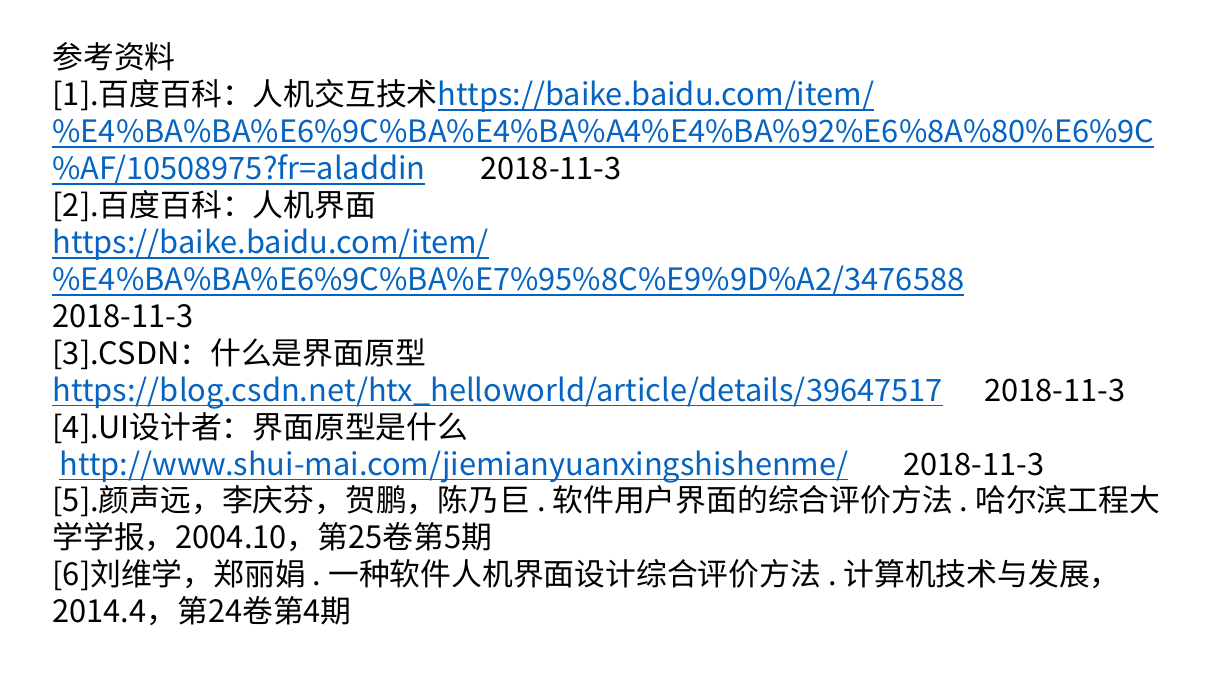
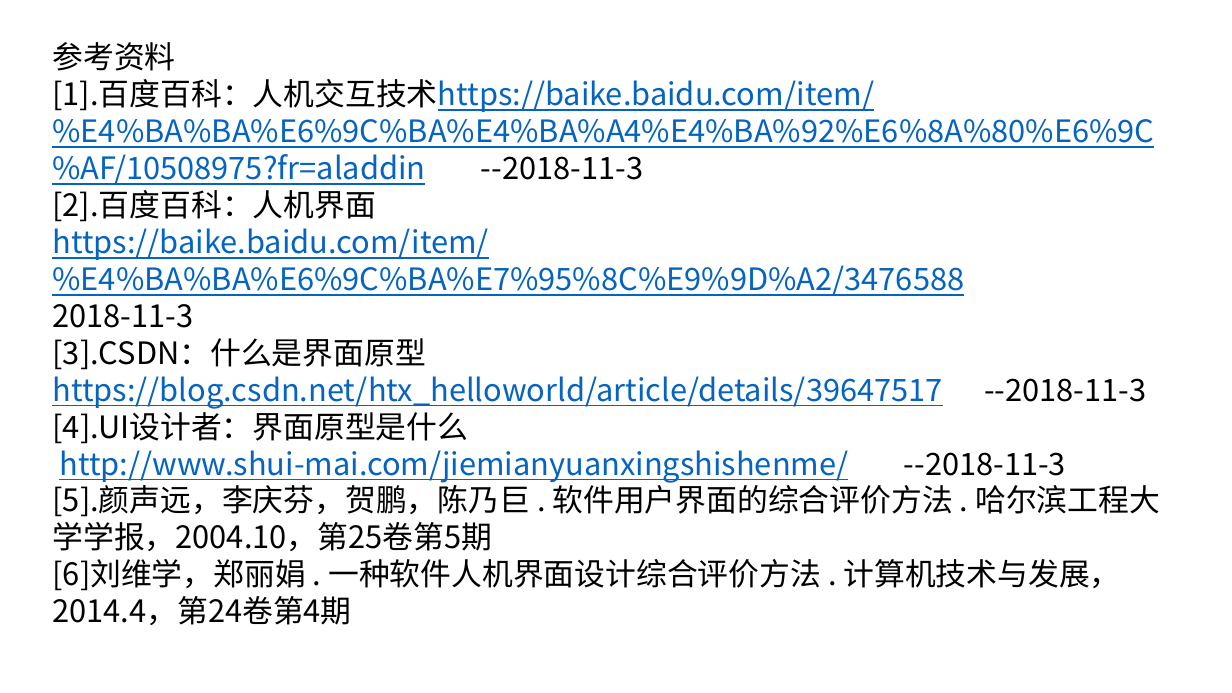
Before and after one commit to PRD2018/PRD2018-G15, a slide deck: slide 42 of 2018-11-4/UML基础2—吕迪部分.pptx (slide 35 before the commit). Drawn at 1232x693 pixels with LibreOffice and Linux fonts; fonts in the diff are those of the drawing; background and template pictures are left out. Boxes give left, top, right and bottom in pixels: in the first picture for what was removed or moved away, otherwise in the second. Text is boxed around its words. In the diff, an @@ line names an element or a change of style, - is before the commit and + after.

```diff
--- a/2018-11-4/UML基础2—吕迪部分.pptx
+++ b/2018-11-4/UML基础2—吕迪部分.pptx
@@ text at box(52, 79, 1154, 185): text changed @@
-[1].百度百科：人机交互技术https://baike.baidu.com/item/%E4%BA%BA%E6%9C%BA%E4%BA%A4%E4%BA%92%E6%8A%80%E6%9C%AF/10508975?fr=aladdin 2018-11-3
+[1].百度百科：人机交互技术https://baike.baidu.com/item/%E4%BA%BA%E6%9C%BA%E4%BA%A4%E4%BA%92%E6%8A%80%E6%9C%AF/10508975?fr=aladdin --2018-11-3
@@ text at box(52, 338, 1146, 409): text changed @@
-[3].CSDN：什么是界面原型 https://blog.csdn.net/htx_helloworld/article/details/39647517 2018-11-3
+[3].CSDN：什么是界面原型 https://blog.csdn.net/htx_helloworld/article/details/39647517 --2018-11-3
@@ text at box(59, 443, 1066, 483): text changed @@
-http://www.shui-mai.com/jiemianyuanxingshishenme/ 2018-11-3
+http://www.shui-mai.com/jiemianyuanxingshishenme/ --2018-11-3
```
Also in this commit, not shown: 8 slides added, 1 other file.
